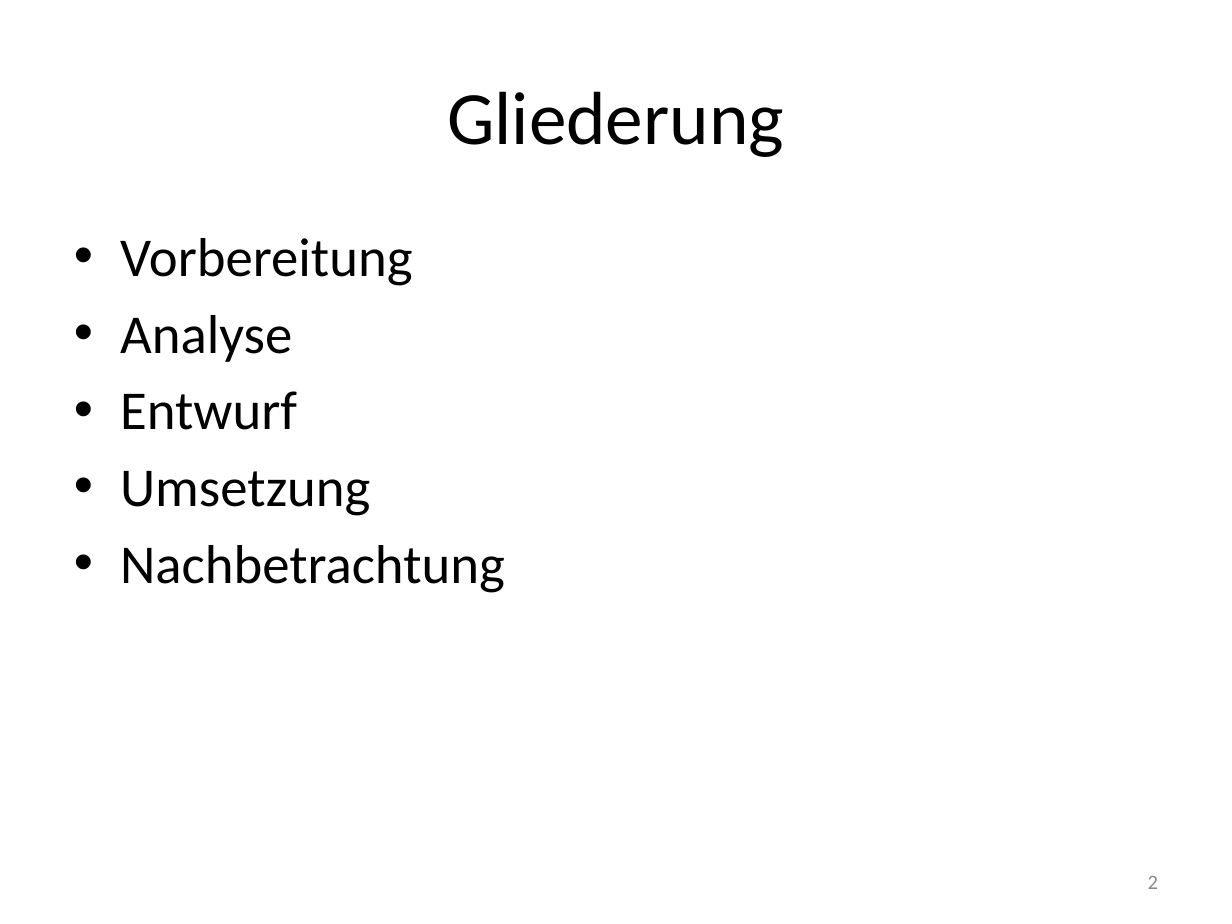
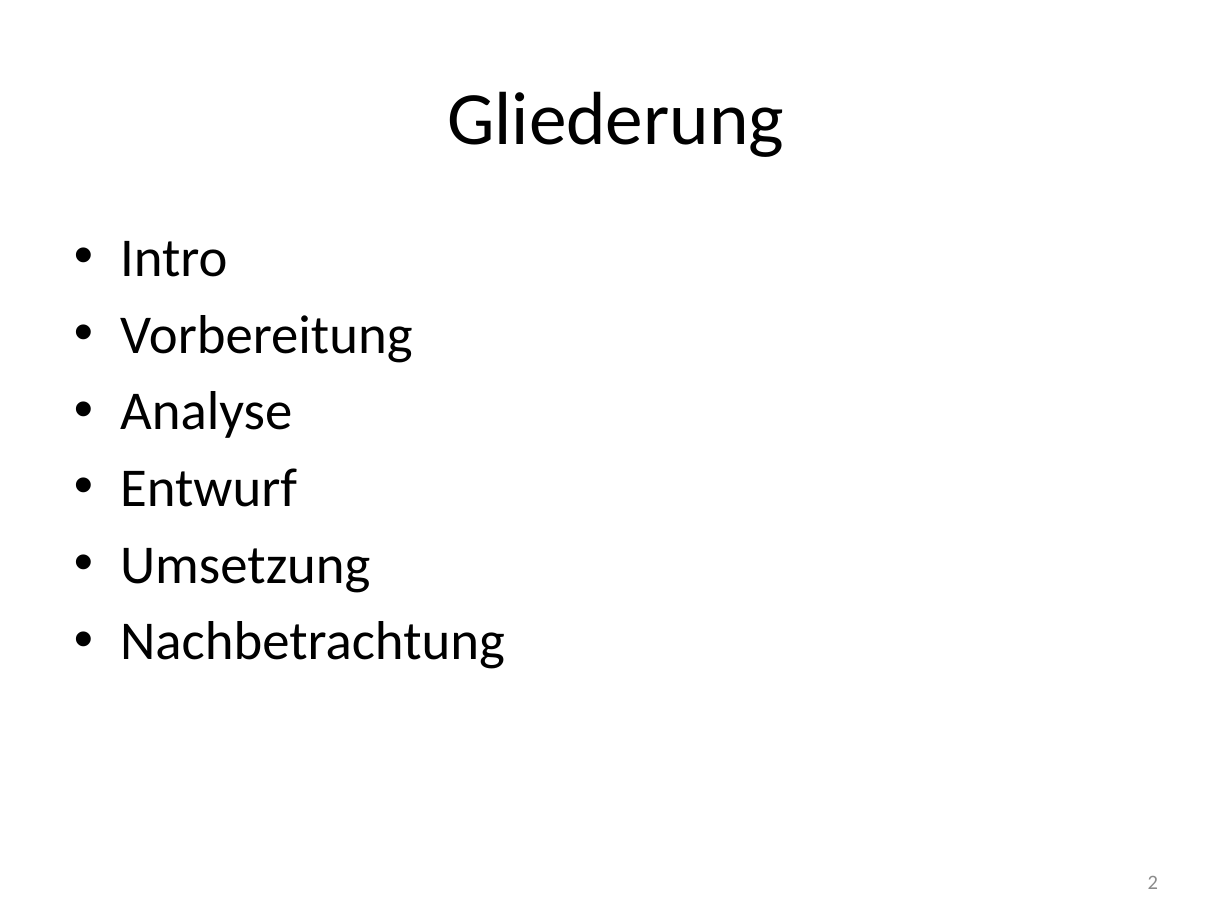
Before and after one commit to janhelmle/weiterbildung_fachinformatiker_ihk_projektantrag, a slide deck: slide 2 of praesentation/Projektpräsentation.pptx. Drawn at 1232x924 pixels with LibreOffice and Linux fonts; fonts in the diff are those of the drawing. Boxes give left, top, right and bottom in pixels: in the first picture for what was removed or moved away, otherwise in the second. Text is boxed around its words. In the diff, an @@ line names an element or a change of style, - is before the commit and + after.

```diff
--- a/praesentation/Projektpräsentation.pptx
+++ b/praesentation/Projektpräsentation.pptx
@@ text at (120,241,227,277): paragraph added @@
+• Intro
```
Also in this commit, not shown: 1 other slide changed, 9 other files.
